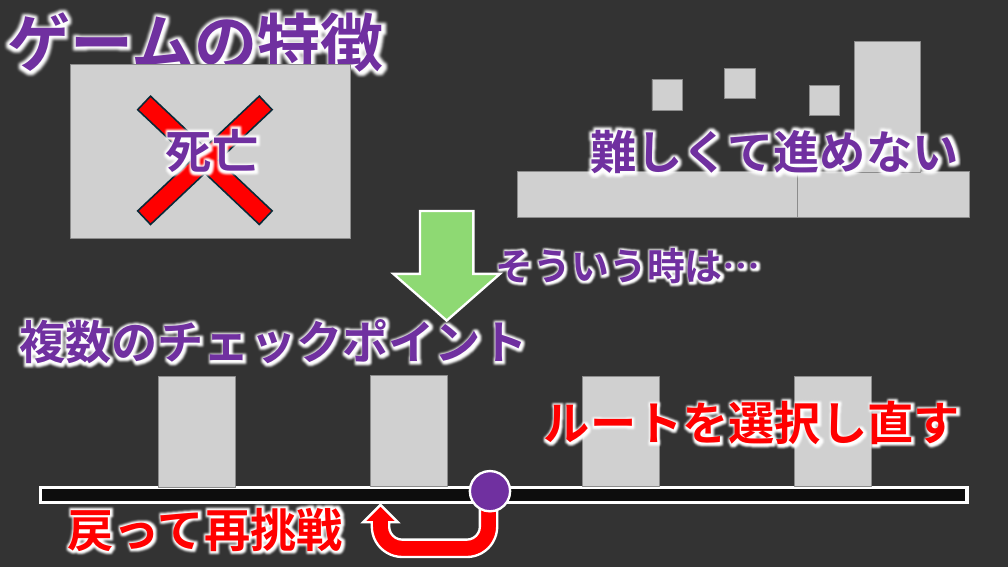
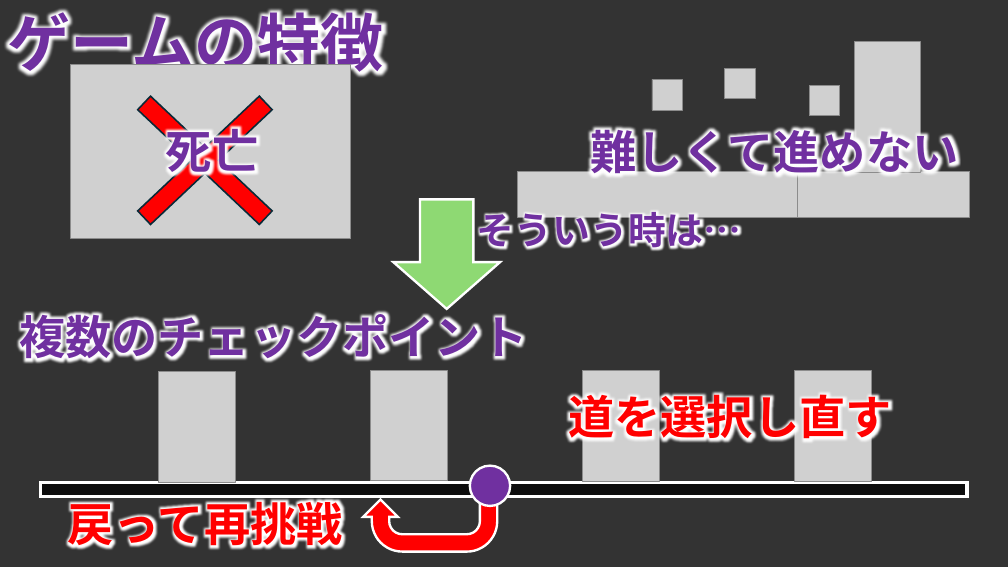
Before and after one commit to TomoyaKanazaki/TeamNinja, a slide deck: slide 9 of 98_plan/00_pptx/100_mainplan.pptx (slide 11 before the commit). Drawn at 1008x567 pixels with LibreOffice and Linux fonts; fonts in the diff are those of the drawing; grey boxes stand for pictures; background and template pictures are left out. Boxes give left, top, right and bottom in pixels: in the first picture for what was removed or moved away, otherwise in the second. Text is boxed around its words. In the diff, an @@ line names an element or a change of style, - is before the commit and + after.

```diff
--- a/98_plan/00_pptx/100_mainplan.pptx
+++ b/98_plan/00_pptx/100_mainplan.pptx
@@ down arrow: place and size @@
-down arrow at bbox=[393, 211, 500, 321]
+down arrow at bbox=[393, 200, 500, 309]
@@ text "そういう時は…" rewrapped from bbox=[496, 246, 761, 287] to bbox=[477, 206, 742, 255] @@
@@ text at bbox=[568, 387, 891, 446]: text changed @@
-ルートを選択し直す
+道を選択し直す
@@ 4 pictures, 2 texts, 1 rectangle, 1 uturn arrow, 1 ellipse: place and size @@
-4 pictures, 2 texts, 1 rectangle, 1 uturn arrow, 1 ellipse at bbox=[19, 312, 967, 558]
+4 pictures, 2 texts, 1 rectangle, 1 uturn arrow, 1 ellipse at bbox=[19, 307, 967, 553]
```
Also in this commit, not shown: 8 other slides changed, 1 slide added, 4 slides removed, 5 other files.
